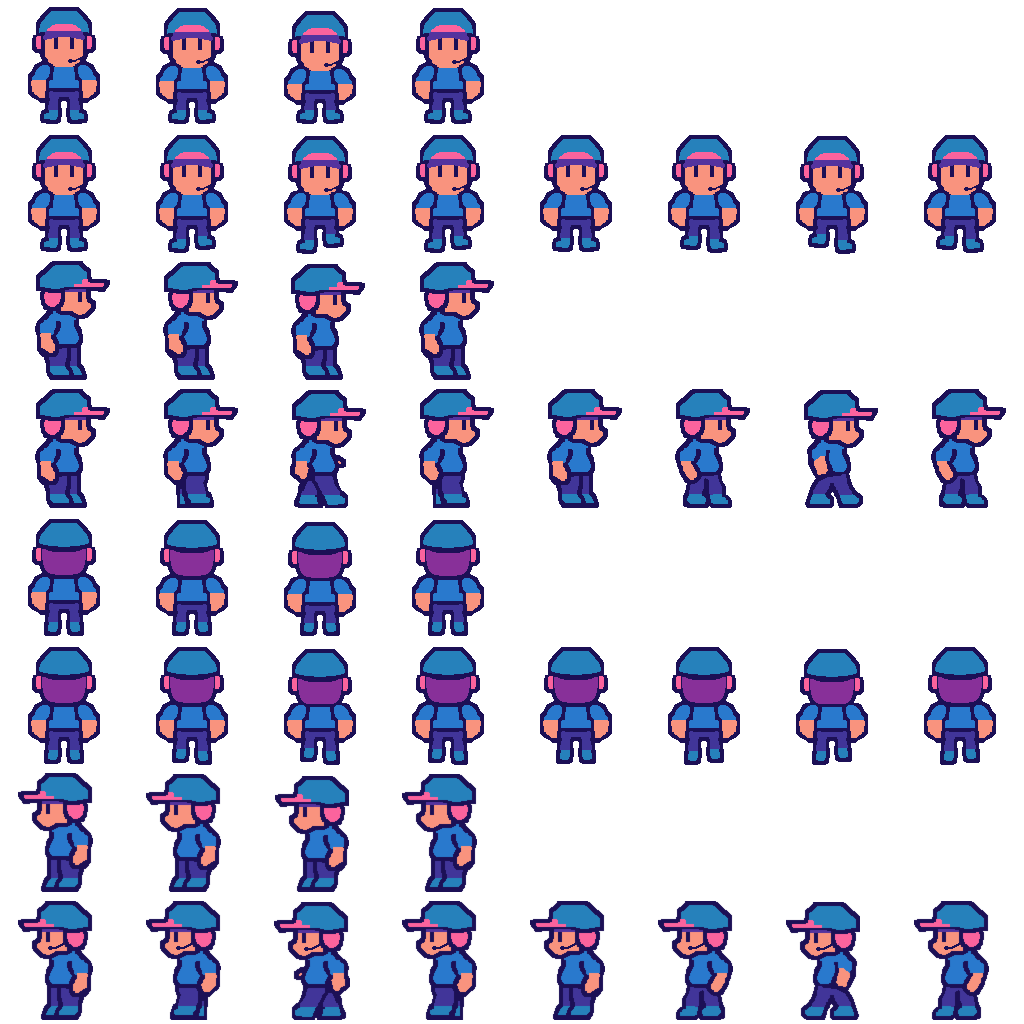
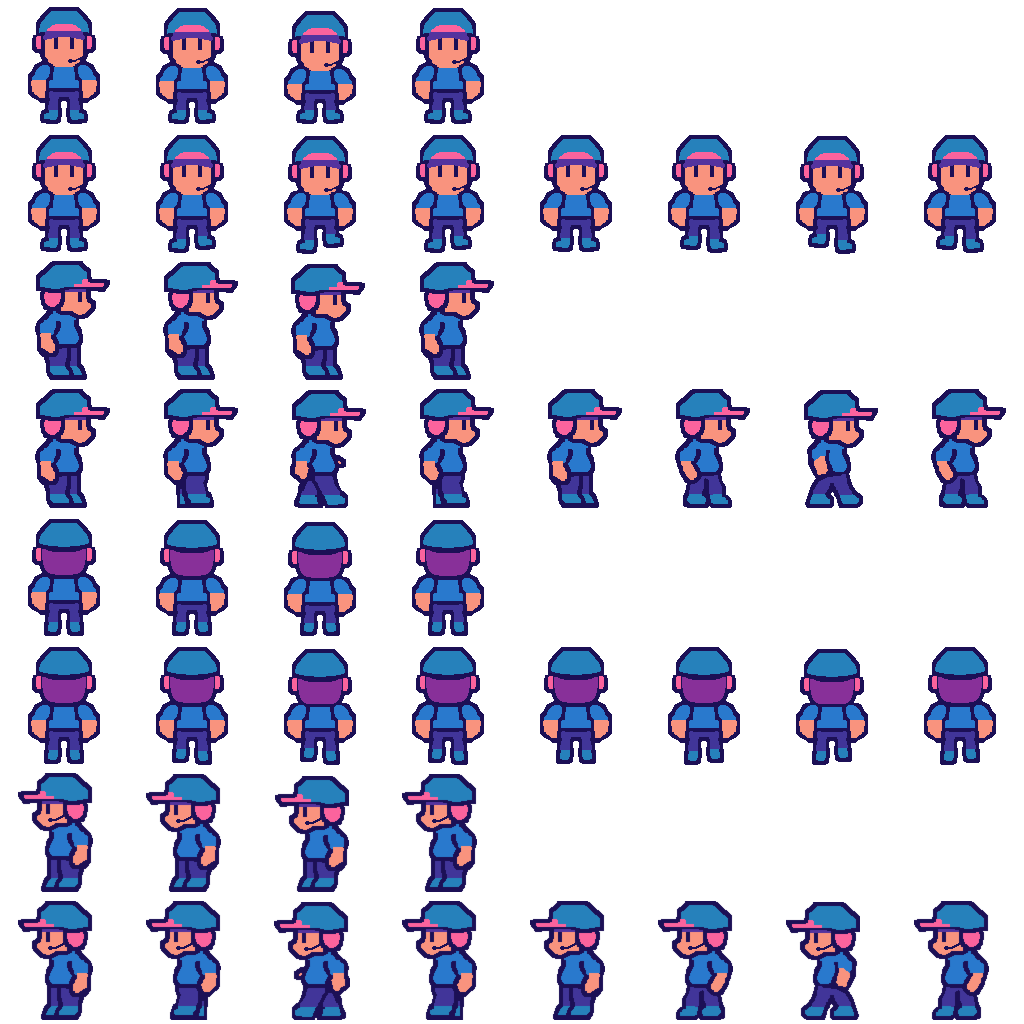
Layer changes from the first 1024px x 1024px image to the second:
painted on "idle_left_4" over bbox(320, 815, 448, 823)
painted on "idle_left_3" over bbox(305, 817, 321, 825)
painted on "idle_left_2" over bbox(176, 815, 192, 823)
painted on "idle_left_1" over bbox(48, 814, 64, 822)
